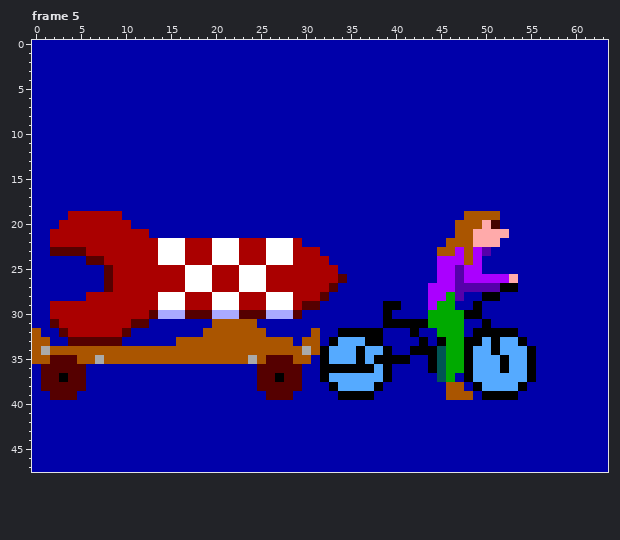
Pixel-art file: demo/pics/Sprite-0004.ase. Above: the version before the commit.
64x48 pixels, 6 frames. Shown: frame 5. The commit also changed other frames, which this record leaves out.
Now the later version:
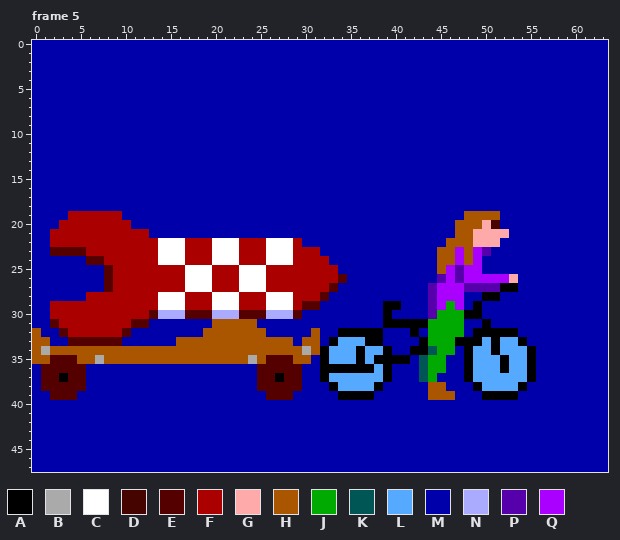
Palette (. is transparent): A #000000  B #aaaaaa  C #ffffff  D #450400  E #550000  F #aa0000  G #ffaaaa  H #aa5500  J #00aa00  K #005555  L #55aaff  M #0000aa  N #aaaaff  P #5500aa  Q #aa00ff
Difference:
Frame 5, layer "Layer 3":
Colour J becomes colour A in row 33 at x 47.
Colour M becomes colour H in rows 38 to 39 at x 44 to 45.
Colour Q becomes colour H in row 24 at x 45 to 46; in row 25 at x 45.
Colour A becomes colour J in row 33 at x 45; in rows 35 to 36 at x 44.
Colour K becomes colour J in rows 34 to 36 at x 45.
Colour M becomes colour J in rows 32 to 33 at x 44; in row 37 at x 44.
Colour A becomes colour K in row 34 at x 44.
Colour M becomes colour K in rows 35 to 37 at x 43.
Colour H becomes colour M in row 38 at x 46 to 47; in row 39 at x 47 to 48.
Colour J becomes colour M in row 34 at x 47; in rows 35 to 36 at x 46 to 47; in row 37 at x 46.
Colour K becomes colour M in row 37 at x 45.
Colour J becomes colour P in row 30 at x 44.
Colour Q becomes colour P in row 26 at x 45; in rows 27 to 29 at x 44.
Colour J becomes colour Q in row 28 at x 46; in row 29 at x 45.
Colour M becomes colour Q in row 29 at x 47.
Colour P becomes colour Q in rows 27 to 28 at x 47.
Changed places in both pictures, as pixel boxes (x1, y1, x2, y2):
changed: (419, 256, 473, 400)
